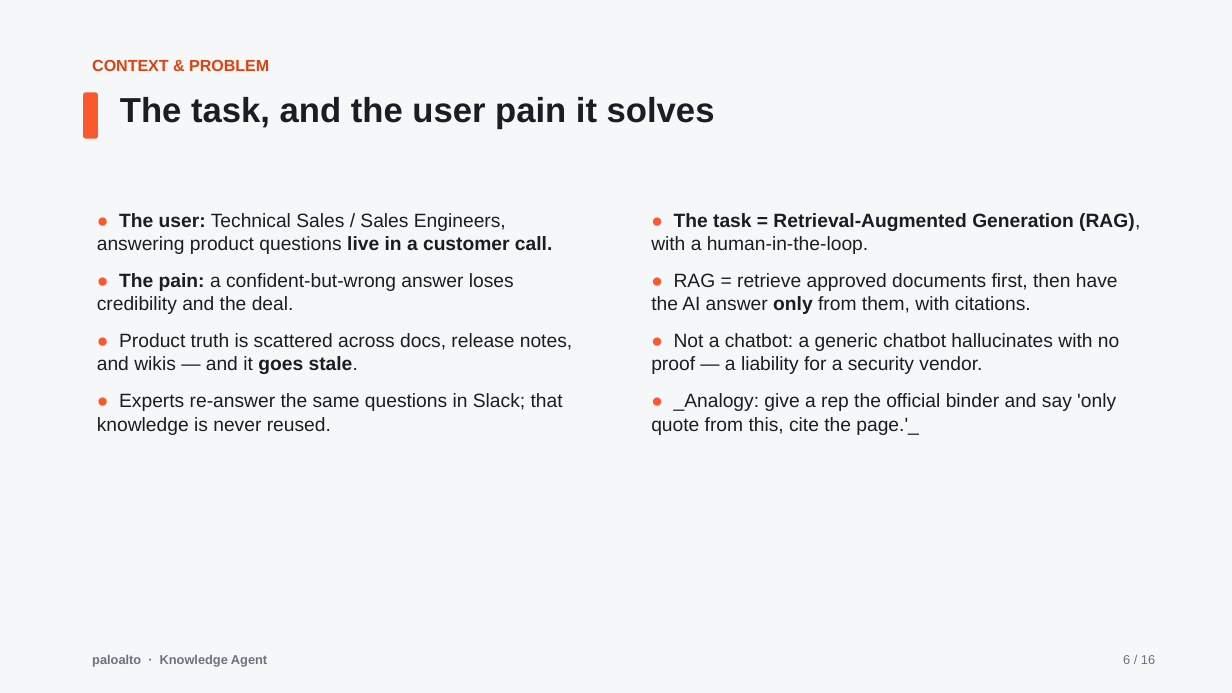
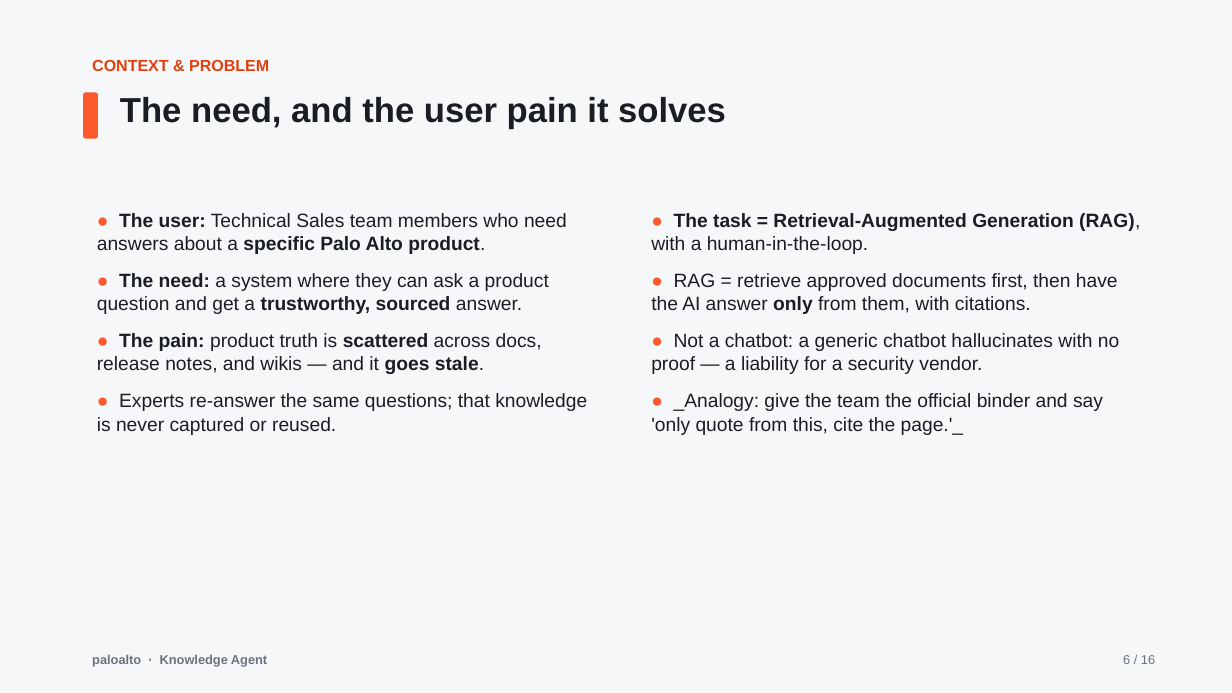
Before and after one commit to ashveej/PaloAltoknowledgeagent, a slide deck: slide 6 of presentation/Executive_Presentation.pptx. Drawn at 1232x693 pixels with LibreOffice and Linux fonts; fonts in the diff are those of the drawing. Boxes give left, top, right and bottom in pixels: in the first picture for what was removed or moved away, otherwise in the second. Text is boxed around its words. In the diff, an @@ line names an element or a change of style, - is before the commit and + after.

```diff
--- a/presentation/Executive_Presentation.pptx
+++ b/presentation/Executive_Presentation.pptx
@@ text at [120,97,726,129]: text changed @@
-The task, and the user pain it solves
+The need, and the user pain it solves
@@ text at [97,213,587,435]: text changed @@
-● The user: Technical Sales / Sales Engineers, answering product questions live in a customer call.
-● The pain: a confident-but-wrong answer loses credibility and the deal.
-● Product truth is scattered across docs, release notes, and wikis — and it goes stale.
-● Experts re-answer the same questions in Slack; that knowledge is never reused.
+● The user: Technical Sales team members who need answers about a specific Palo Alto product.
+● The need: a system where they can ask a product question and get a trustworthy, sourced answer.
+● The pain: product truth is scattered across docs, release notes, and wikis — and it goes stale.
+● Experts re-answer the same questions; that knowledge is never captured or reused.
@@ text at [651,393,1103,435]: text changed @@
-● _Analogy: give a rep the official binder and say 'only quote from this, cite the page.'_
+● _Analogy: give the team the official binder and say 'only quote from this, cite the page.'_
```
Also in this commit, not shown: 3 other slides changed, 1 slide added, 1 slide removed, 2 other files.
